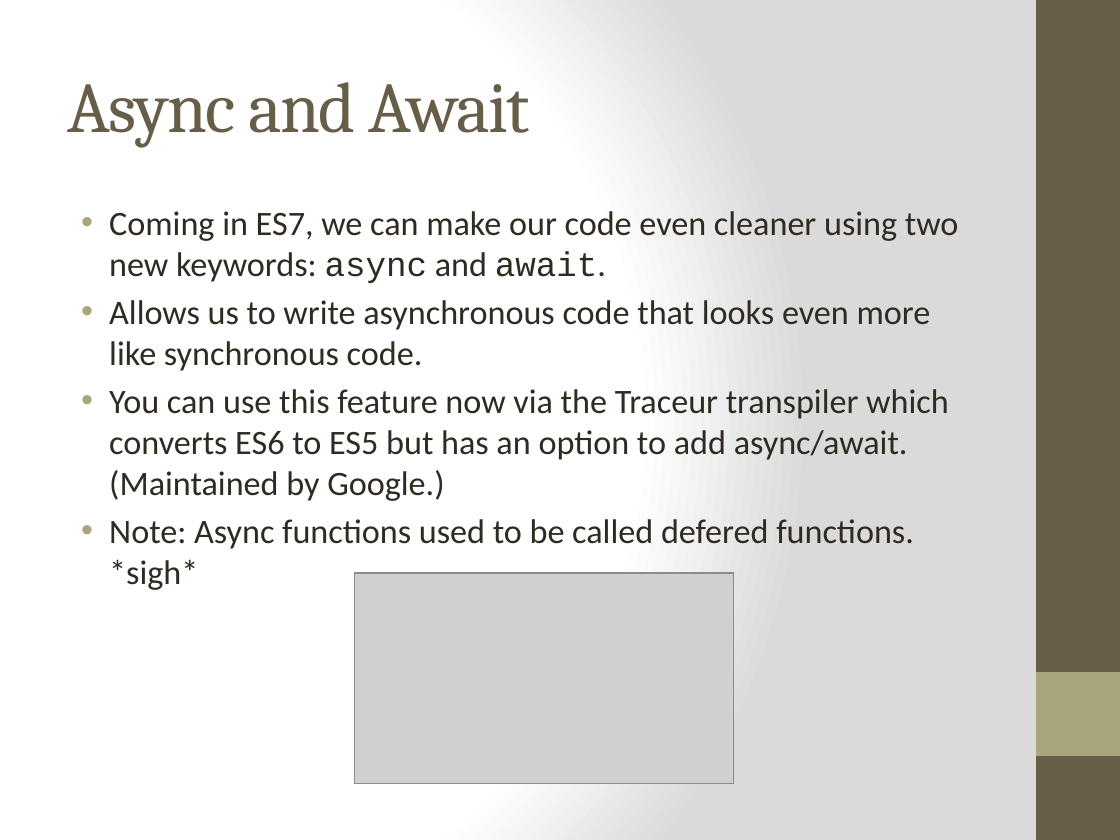
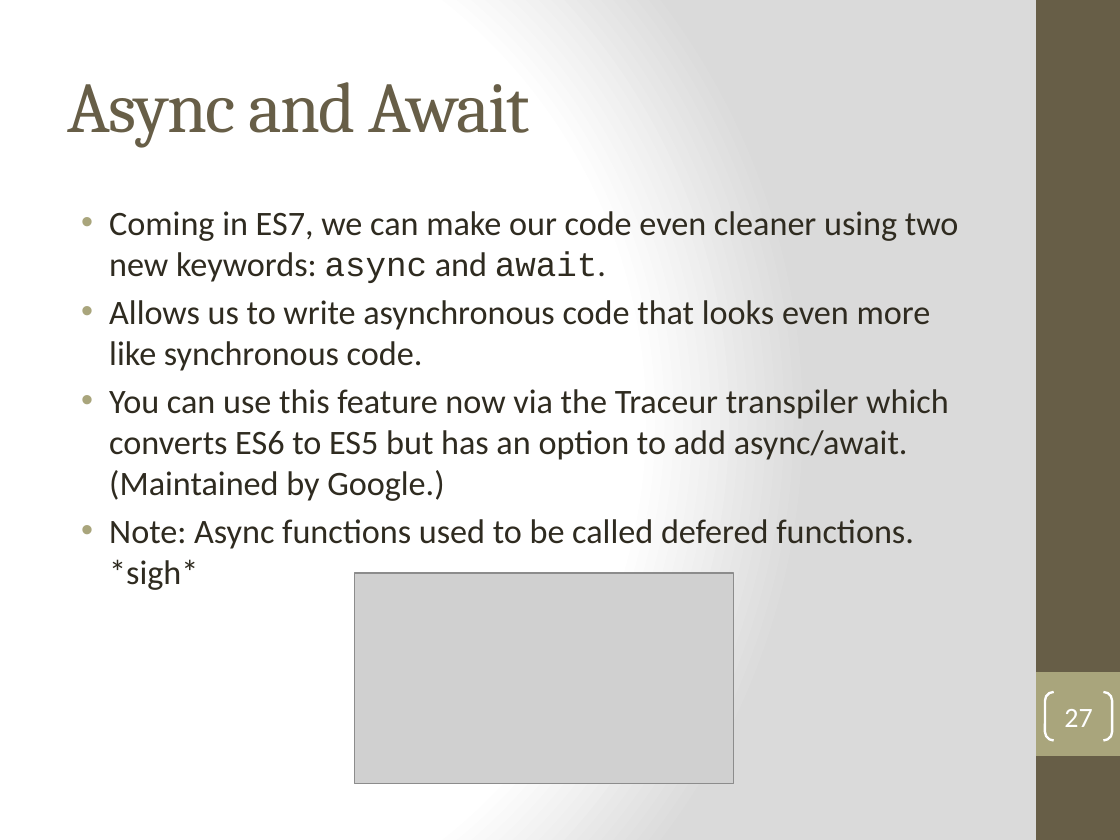
Before and after one commit to cheryly279/AsyncDiscussion, a slide deck: slide 27 of Async_Discussion_9_29_15.pptx. Drawn at 1120x840 pixels with LibreOffice and Linux fonts; fonts in the diff are those of the drawing; grey boxes stand for pictures. Boxes give left, top, right and bottom in pixels: in the first picture for what was removed or moved away, otherwise in the second. Text is boxed around its words. In the diff, an @@ line names an element or a change of style, - is before the commit and + after.

```diff
--- a/Async_Discussion_9_29_15.pptx
+++ b/Async_Discussion_9_29_15.pptx
@@ page number added at box(1045, 692, 1112, 740), outline #FFFFFF 1.5 pt, 18 pt, text #FFFFFF @@
+27
```
Also in this commit, not shown: 38 other slides changed.
